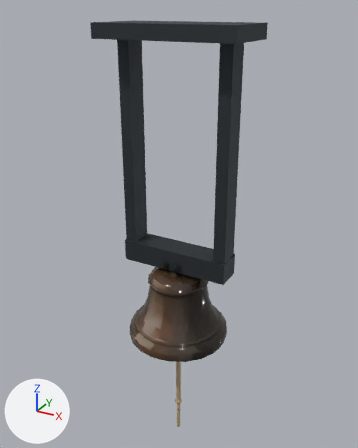
An edit to the glTF model src/game/models/signal-bell/ceiling-bell.glb, drawn before and after from the same camera.
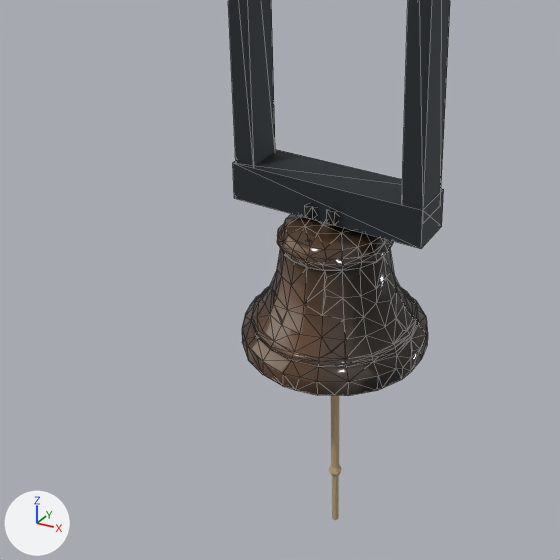
There are two pictures of each version: one whole from a camera (50 mm lens) standing at (1.005, -1.821, 2.478) and looking at (-0.03, 0.061, 1.537), one close up on the part from 1% to 83% of the width and 35% to 100% of the height. The lights are fixed; the arrows at lower left show +X, +Y and +Z. The first two pictures are the older version. The close-ups show mesh edges as thin lines. Where no turn or scale is listed for an object, it has been applied to the vertices. Vertices at exactly the same position are counted once.

The first close-up shows 'Ceiling bell iron suspension', 'Signal bell bronze bowl clapper and rope' and 3 more.
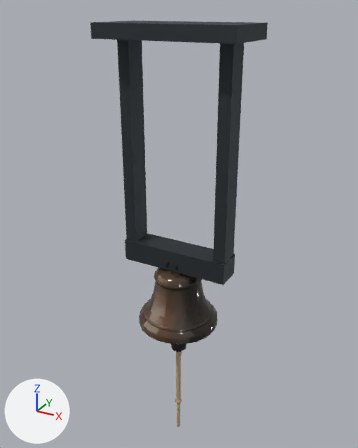
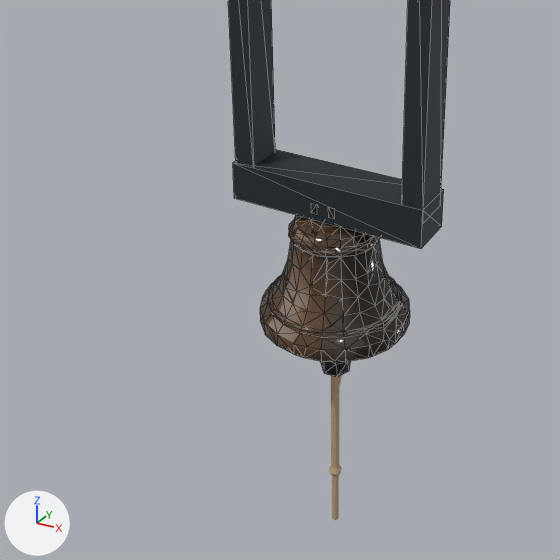
Commit message: Shrink bell bowl for hero head clearance

Changed parts and their boxes (x1, y1, x2, y2) in the close-ups (560 x 560 px; the box of a moved part takes in the faces that stretch with it):
'Signal bell bronze bowl clapper and rope', reshaped (19% narrower, 9% shorter): before (242, 204, 428, 396); after (260, 203, 410, 377)
part 1 of me_meshes_0__001, moved or reshaped: before (242, 204, 428, 396); after (260, 203, 410, 364)

Edits to the bpy script that builds the scene:
```text
Change me_meshes_0__001:
    used by ob_signal_bell_bronze_bowl_clapper_and_rope; location = (0.0, 0.0, 0.0)
    remove me_meshes_0__001.from_pydata(...)  # 601 vertices, 1188 faces; spans x -0.244..0.244, y -0.241..0.241, z 0.854..1.398
    add me_meshes_0__001.from_pydata(...)  # 601 vertices, 1188 faces; spans x -0.196..0.195, y -0.193..0.193, z 0.854..1.398
    me_meshes_0__001 part 1: all 580 vertices in x -0.244..0.244, y -0.241..0.241, z 0.979..1.398 are scaled about their middle by (0.8, 0.8, 0.85), then moved by (0.0, 0.0, 0.032)
```
